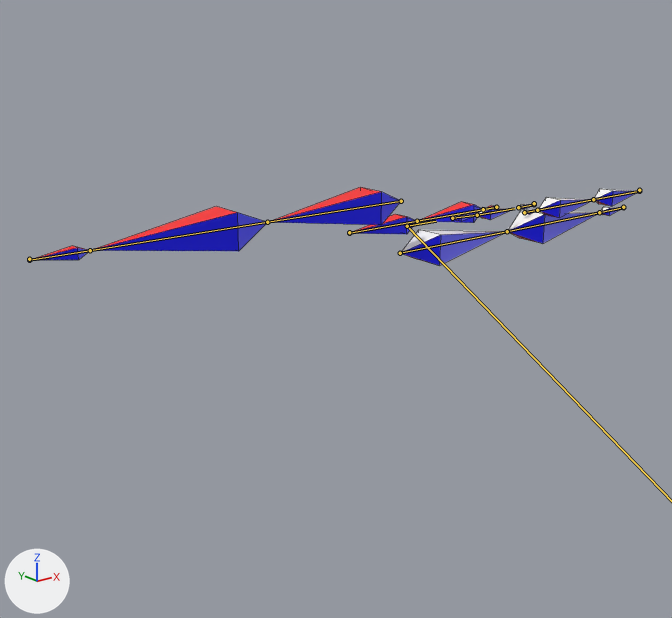
A saved change to the FBX model DirectX/Resources/Fbx/boss1/boss1.fbx.
Rendered twice from a 50 mm camera at (-152.8, 288.1, 142.8) aimed at (-19.0, 455.4, 75.8). The axes (+X, +Y, +Z) are drawn at lower left. The lights are the same throughout. The bones that bend it are drawn over the model as lines. Mesh edges are drawn as thin lines.

Names of what the first picture shows: 'body'.
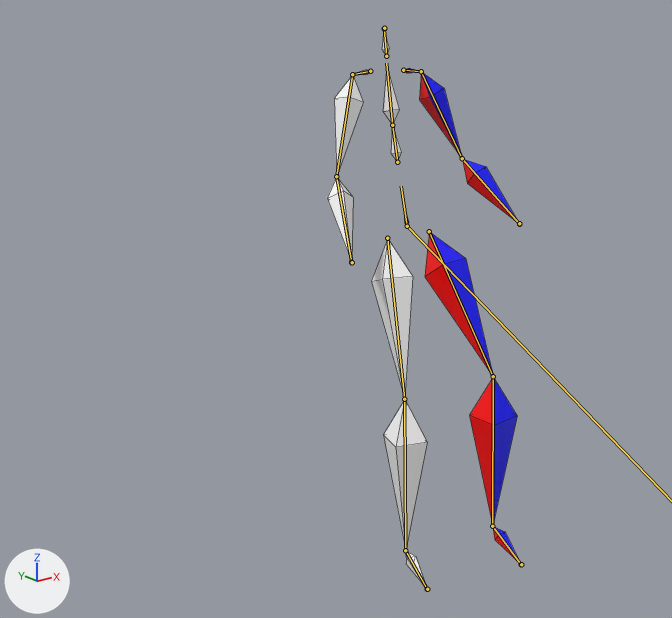
The newer file adds an action. The first version stands in its rest pose; the second is drawn at frame 3 of the action 'dataset-1_bow_active_001|dataset-1_bow_active_001|dataset-1_bow_active_001|back_end|data'.

What differs and where, as boxes (x1, y1, x2, y2) in the pictures (672 x 618 px):
'body', posed (68% narrower, 610% taller): before (31, 187, 639, 265); after (327, 29, 520, 589)
bone 'Hips', root to tip: before (407, 226) to (436, 221); after (407, 226) to (401, 186)
bone 'Spine', root to tip: before (452, 218) to (477, 215); after (397, 162) to (392, 125)
bone 'Shoulder_L', root to tip: before (524, 212) to (537, 210); after (403, 70) to (421, 71)
bone 'UpperArm_L', root to tip: before (537, 210) to (593, 199); after (421, 71) to (462, 158)
bone 'LowerArm_L', root to tip: before (593, 199) to (639, 191); after (462, 158) to (519, 224)
bone 'Shoulder_R', root to tip: before (496, 207) to (483, 209); after (370, 71) to (352, 74)
bone 'UpperArm_R', root to tip: before (483, 209) to (417, 221); after (352, 74) to (336, 176)
bone 'LowerArm_R', root to tip: before (417, 221) to (349, 233); after (336, 176) to (351, 262)
bone 'UpperLeg_L', root to tip: before (400, 253) to (507, 231); after (429, 231) to (493, 376)
bone 'LowerLeg_L', root to tip: before (507, 231) to (599, 212); after (493, 376) to (492, 526)
bone 'Foot_L', root to tip: before (599, 212) to (623, 207); after (492, 526) to (521, 564)
bone 'UpperLeg_R', root to tip: before (401, 201) to (267, 222); after (387, 238) to (404, 399)
bone 'LowerLeg_R', root to tip: before (267, 222) to (90, 250); after (404, 399) to (405, 550)
bone 'Foot_R', root to tip: before (90, 250) to (29, 260); after (405, 550) to (427, 589)

What changed in the scene script:
```text
Change bone_hips:
    where bone_hips = bpy.data.objects['dataset-1_bow_active_001'].pose.bones['Hips']  # child of 'joint_Root'
    bone_hips.rotation_quaternion: (1.0, 0.0, 0.0, 0.0) -> (0.703, -0.069, -0.133, 0.695)  # degrees (0, 0, 0) -> degrees (-16, -5, 90)
Change bone_spine:
    where bone_spine = bpy.data.objects['dataset-1_bow_active_001'].pose.bones['Spine']  # child of 'Hips'
    bone_spine.rotation_quaternion: (1.0, 0.0, 0.0, 0.0) -> (0.706, -0.003, 0.707, 0.028)  # degrees (0, 0, 0) -> degrees (-89, 92, -86)
Change bone_shoulder_l:
    where bone_shoulder_l = bpy.data.objects['dataset-1_bow_active_001'].pose.bones['Shoulder_L']  # child of 'Chest'
    bone_shoulder_l.rotation_quaternion: (1.0, 0.0, 0.0, 0.0) -> (-0.468, -0.518, 0.482, 0.53)  # degrees (0, 0, 0) -> degrees (90, 6, -92)
Change bone_upperarm_l:
    where bone_upperarm_l = bpy.data.objects['dataset-1_bow_active_001'].pose.bones['UpperArm_L']  # child of 'Shoulder_L'
    bone_upperarm_l.rotation_quaternion: (1.0, 0.0, 0.0, 0.0) -> (0.864, 0.042, 0.04, -0.501)  # degrees (0, 0, 0) -> degrees (2, 6, -60)
Change bone_lowerarm_l:
    where bone_lowerarm_l = bpy.data.objects['dataset-1_bow_active_001'].pose.bones['LowerArm_L']  # child of 'UpperArm_L'
    bone_lowerarm_l.rotation_quaternion: (1.0, 0.0, 0.0, 0.0) -> (0.964, 0.253, -0.079, -0.021)  # degrees (0, 0, 0) -> degrees (30, -8, -5)
Change bone_shoulder_r:
    where bone_shoulder_r = bpy.data.objects['dataset-1_bow_active_001'].pose.bones['Shoulder_R']  # child of 'Chest'
    bone_shoulder_r.rotation_quaternion: (1.0, 0.0, 0.0, 0.0) -> (0.534, -0.481, -0.531, 0.449)  # degrees (0, 0, 0) -> degrees (-91, -8, 88)
Change bone_upperarm_r:
    where bone_upperarm_r = bpy.data.objects['dataset-1_bow_active_001'].pose.bones['UpperArm_R']  # child of 'Shoulder_R'
    bone_upperarm_r.rotation_quaternion: (1.0, 0.0, 0.0, 0.0) -> (0.842, -0.013, -0.062, -0.536)  # degrees (0, 0, 0) -> degrees (3, -7, -65)
Change bone_lowerarm_r:
    where bone_lowerarm_r = bpy.data.objects['dataset-1_bow_active_001'].pose.bones['LowerArm_R']  # child of 'UpperArm_R'
    bone_lowerarm_r.rotation_quaternion: (1.0, 0.0, 0.0, 0.0) -> (0.963, -0.231, -0.136, 0.033)  # degrees (0, 0, 0) -> degrees (-28, -14, 7)
Change bone_upperleg_l:
    where bone_upperleg_l = bpy.data.objects['dataset-1_bow_active_001'].pose.bones['UpperLeg_L']  # child of 'Hips'
    bone_upperleg_l.rotation_quaternion: (1.0, 0.0, 0.0, 0.0) -> (-0.038, 0.03, 0.156, 0.987)  # degrees (0, 0, 0) -> degrees (18, -4, -176)
Change bone_lowerleg_l:
    where bone_lowerleg_l = bpy.data.objects['dataset-1_bow_active_001'].pose.bones['LowerLeg_L']  # child of 'UpperLeg_L'
    bone_lowerleg_l.rotation_quaternion: (1.0, 0.0, 0.0, 0.0) -> (0.959, -0.284, 0.006, -0.004)  # degrees (0, 0, 0) -> degrees (-33, 1, -1)
Change bone_foot_l:
    where bone_foot_l = bpy.data.objects['dataset-1_bow_active_001'].pose.bones['Foot_L']  # child of 'LowerLeg_L'
    bone_foot_l.rotation_quaternion: (1.0, 0.0, 0.0, 0.0) -> (0.883, 0.47, -0.003, -0.012)  # degrees (0, 0, 0) -> degrees (56, 0, -1)
Change bone_upperleg_r:
    where bone_upperleg_r = bpy.data.objects['dataset-1_bow_active_001'].pose.bones['UpperLeg_R']  # child of 'Hips'
    bone_upperleg_r.rotation_quaternion: (1.0, 0.0, 0.0, 0.0) -> (-0.128, 0.033, 0.991, 0.013)  # degrees (0, 0, 0) -> degrees (-1, -165, -4)
Change bone_lowerleg_r:
    where bone_lowerleg_r = bpy.data.objects['dataset-1_bow_active_001'].pose.bones['LowerLeg_R']  # child of 'UpperLeg_R'
    bone_lowerleg_r.rotation_quaternion: (1.0, 0.0, 0.0, 0.0) -> (0.991, 0.134, 0.0, 0.0)  # degrees (0, 0, 0) -> degrees (15, 0, 0)
Change bone_foot_r:
    where bone_foot_r = bpy.data.objects['dataset-1_bow_active_001'].pose.bones['Foot_R']  # child of 'LowerLeg_R'
    bone_foot_r.rotation_quaternion: (1.0, 0.0, 0.0, 0.0) -> (0.849, -0.525, -0.013, -0.059)  # degrees (0, 0, 0) -> degrees (-63, -5, -5)
```
